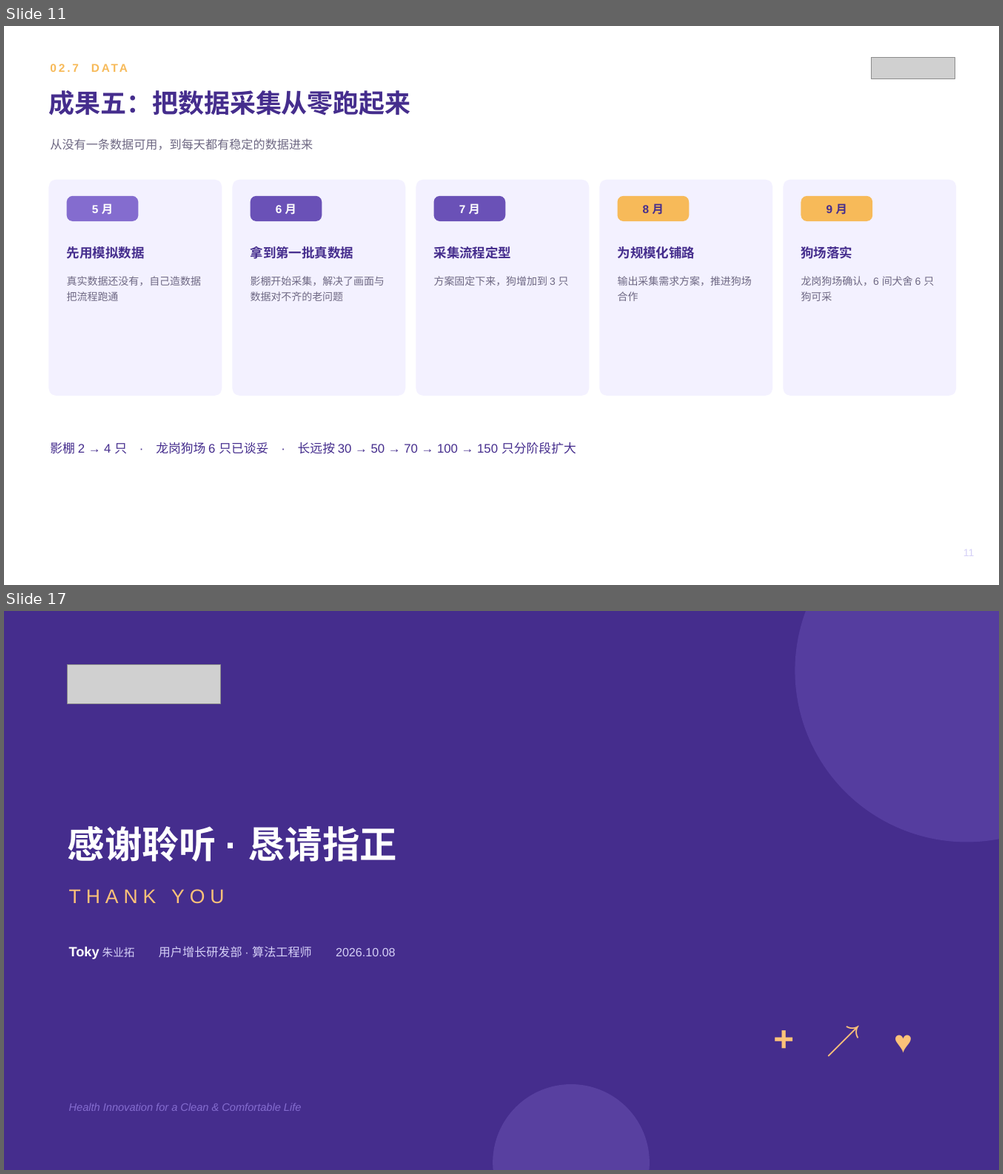
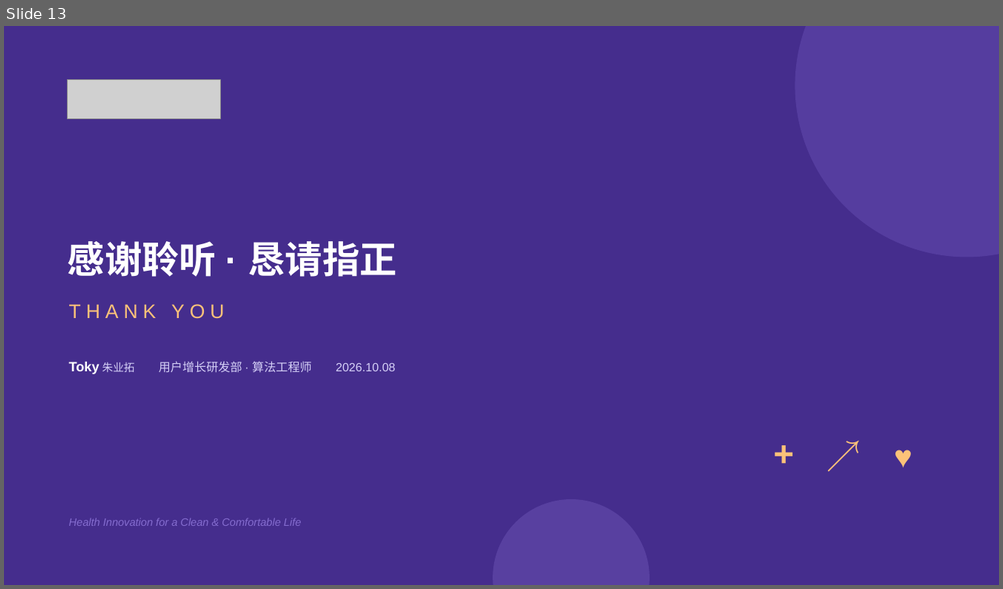
Before and after one commit to zhuyetuo/workplace_soft_skills, a slide deck: 转正述职/转正述职报告-Toky.pptx. Shown one above the other, each under a label of ours: slides 11 and 17 before the commit, slide 13 after it; the slides between them are not shown. The pictures are 1003x1174 and 1003x589 pixels, drawn with LibreOffice and Linux fonts; fonts in the diff are those of the drawing; grey boxes stand for pictures. Boxes give left, top, right and bottom in pixels: in the first picture for what was removed or moved away, otherwise in the second. Text is boxed around its words. In the diff, an @@ line names an element or a change of style, - is before the commit and + after.

```diff
--- a/转正述职/转正述职报告-Toky.pptx
+++ b/转正述职/转正述职报告-Toky.pptx
@@ slide 11 removed at (x1=4, y1=26, x2=999, y2=585), background #FFFFFF @@
@@ text removed at (x1=50, y1=64, x2=78, y2=72) @@
-02.7 DATA
@@ picture removed at (x1=871, y1=57, x2=955, y2=79) @@
@@ text removed at (x1=48, y1=90, x2=410, y2=116) @@
-成果五：把数据采集从零跑起来
@@ text removed at (x1=50, y1=138, x2=313, y2=150) @@
-从没有一条数据可用，到每天都有稳定的数据进来
@@ rounded rectangle removed at (x1=48, y1=180, x2=222, y2=396) @@
@@ rounded rectangle removed at (x1=233, y1=180, x2=405, y2=396) @@
@@ rounded rectangle removed at (x1=416, y1=180, x2=589, y2=396) @@
@@ rounded rectangle removed at (x1=600, y1=180, x2=772, y2=396) @@
@@ rounded rectangle removed at (x1=783, y1=180, x2=956, y2=396) @@
@@ rounded rectangle removed at (x1=67, y1=196, x2=138, y2=221) @@
@@ rounded rectangle removed at (x1=250, y1=196, x2=322, y2=221) @@
@@ rounded rectangle removed at (x1=434, y1=196, x2=506, y2=221) @@
@@ rounded rectangle removed at (x1=617, y1=196, x2=689, y2=221) @@
@@ rounded rectangle removed at (x1=801, y1=196, x2=873, y2=221) @@
@@ text removed at (x1=92, y1=204, x2=113, y2=215) @@
-5 月
@@ text removed at (x1=276, y1=204, x2=296, y2=215) @@
-6 月
@@ text removed at (x1=459, y1=204, x2=480, y2=215) @@
-7 月
@@ text removed at (x1=643, y1=204, x2=663, y2=215) @@
-8 月
@@ text removed at (x1=826, y1=204, x2=847, y2=215) @@
-9 月
@@ text removed at (x1=67, y1=247, x2=145, y2=259) @@
-先用模拟数据
@@ text removed at (x1=250, y1=247, x2=354, y2=259) @@
-拿到第一批真数据
@@ text removed at (x1=434, y1=247, x2=512, y2=259) @@
-采集流程定型
@@ text removed at (x1=617, y1=247, x2=695, y2=259) @@
-为规模化铺路
@@ text removed at (x1=800, y1=247, x2=852, y2=259) @@
-狗场落实
@@ text removed at (x1=67, y1=276, x2=201, y2=301) @@
-真实数据还没有，自己造数据把流程跑通
@@ text removed at (x1=250, y1=276, x2=384, y2=301) @@
-影棚开始采集，解决了画面与数据对不齐的老问题
@@ text removed at (x1=434, y1=276, x2=569, y2=286) @@
-方案固定下来，狗增加到 3 只
@@ text removed at (x1=617, y1=276, x2=751, y2=301) @@
-输出采集需求方案，推进狗场合作
@@ text removed at (x1=801, y1=276, x2=933, y2=301) @@
-龙岗狗场确认，6 间犬舍 6 只狗可采
@@ text removed at (x1=50, y1=443, x2=576, y2=454) @@
-影棚 2 → 4 只 · 龙岗狗场 6 只已谈妥 · 长远按 30 → 50 → 70 → 100 → 150 只分阶段扩大
@@ text removed at (x1=963, y1=550, x2=973, y2=557) @@
-11
@@ what was slide 17 is now slide 13 @@
```
Also in this commit, not shown: 9 slides changed, 3 other slides removed, 2 other files.
